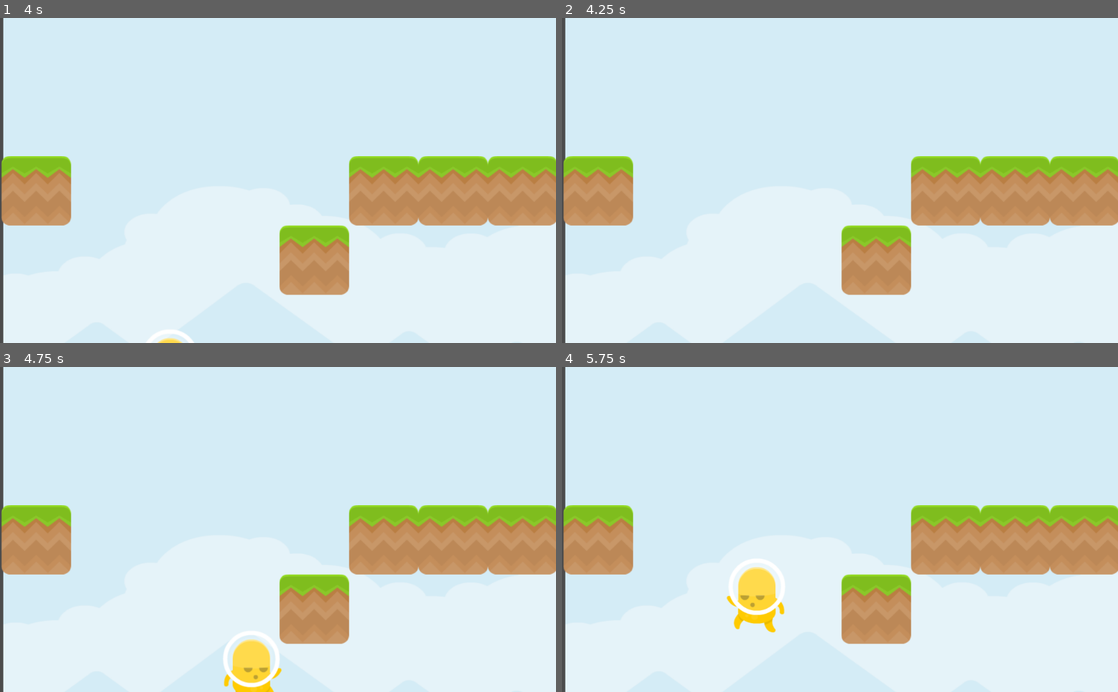
Above: before the commit, frames 1-4 (two rows, left to right).
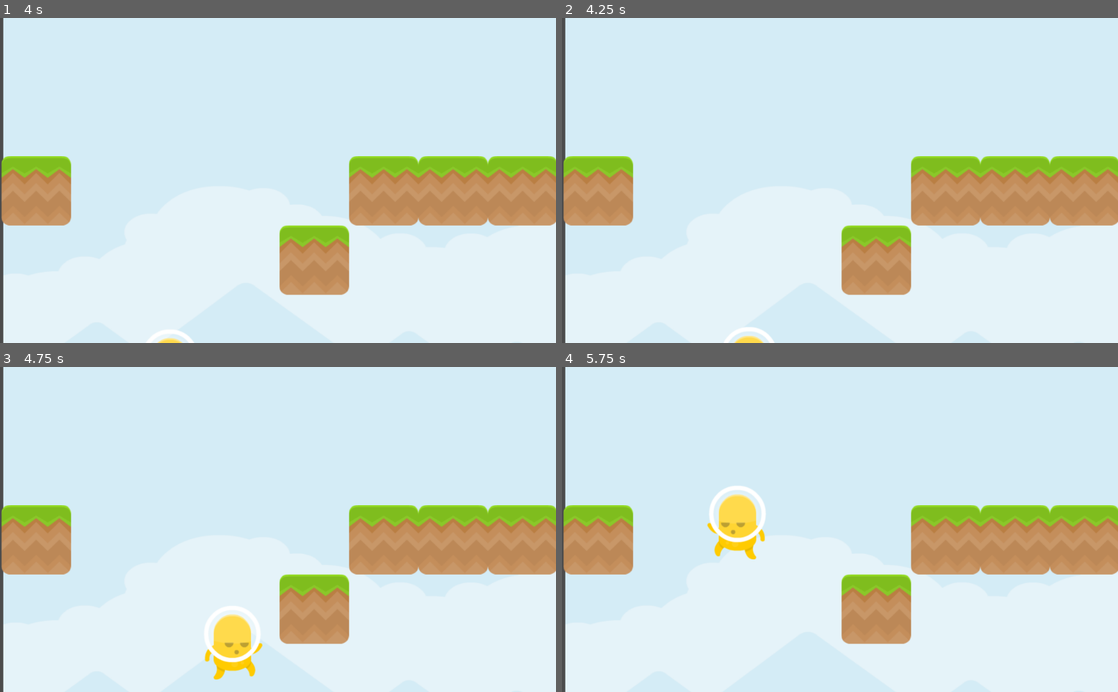
Above: after the commit, the same moments.

Repository: hellensoloviy/murio
Game: Godot game, scene res://Menu.tscn
Same seed, same stepped clock (60 frames per second), same inputs: the game is played once before the commit and once after it.
Inputs:
- Up to frame 1 (4 s): click "Start" at 0.5 s; tap Enter at 1.25 s; hold D (move_right) 1.28-2.78 s; tap W (jump) at 1.52, 2.27, 3.77 s; tap Space at 2.75 s; hold A (move_left) 2.78-3.53 s; hold D (move_right) from 3.53 s (still down)
- Up to frame 2 (4.25 s): keep holding D (move_right)
- Up to frame 3 (4.75 s): keep holding D (move_right); tap W (jump) at 4.52 s
- Up to frame 4 (5.75 s): release D (move_right) at 5.03 s; hold A (move_left) from 5.03 s (still down); tap W (jump) at 5.27 s

Frame 1 is identical in both runs. In frame 2, 0.2% of the frame differs, in the area x 29-39%, y 95-100%; in frame 3, 2.2%; in frame 4, 3.0%, in the area x 26-40%, y 36-82%.

Commit message:
add simple slime enemy with animations;
added moving logic;

Diff:
--- a/MainScene.tscn
+++ b/MainScene.tscn
@@ -1,17 +1,19 @@
-[gd_scene load_steps=8 format=2]
+[gd_scene load_steps=10 format=2]
 
 [ext_resource path="res://player_yellow.tscn" type="PackedScene" id=1]
 [ext_resource path="res://sprites/uncolored_piramids.png" type="Texture" id=2]
+[ext_resource path="res://enemy_slime_purple.gd" type="Script" id=3]
+[ext_resource path="res://enemy_slime_purple.tscn" type="PackedScene" id=4]
 [ext_resource path="res://sprites/ground/grass.png" type="Texture" id=6]
 [ext_resource path="res://sprites/ground/grassCenter.png" type="Texture" id=7]
 
-[sub_resource type="ConvexPolygonShape2D" id=5]
+[sub_resource type="ConvexPolygonShape2D" id=1]
 points = PoolVector2Array( 0, 0, 128, 0, 128, 128, 0, 128 )
 
-[sub_resource type="ConvexPolygonShape2D" id=6]
+[sub_resource type="ConvexPolygonShape2D" id=2]
 points = PoolVector2Array( 0, 0, 128, 0, 128, 128, 0, 128 )
 
-[sub_resource type="TileSet" id=4]
+[sub_resource type="TileSet" id=3]
 0/name = "grass.png 0"
 0/texture = ExtResource( 6 )
 0/tex_offset = Vector2( 0, 0 )
@@ -67,10 +69,16 @@
 
 [node name="groundTileMap" type="TileMap" parent="."]
 position = Vector2( 2.54675, -1.27338 )
-tile_set = SubResource( 4 )
+tile_set = SubResource( 3 )
 cell_size = Vector2( 128, 128 )
 format = 1
 tile_data = PoolIntArray( 131072, 0, 0, 131077, 0, 0, 131078, 0, 0, 131079, 0, 0, 131080, 0, 0, 196612, 0, 0, 327691, 0, 0, 393216, 0, 0, 393217, 0, 0, 393218, 0, 0, 393219, 0, 0, 393220, 0, 0, 393226, 0, 0, 524295, 0, 0, 524296, 0, 0, 524297, 0, 0, 524298, 0, 0 )
 
 [node name="player_yellow" parent="." instance=ExtResource( 1 )]
 position = Vector2( 74.549, 254.595 )
+
+[node name="enemy_slime_purple" parent="." instance=ExtResource( 4 )]
+position = Vector2( 564.631, 702.964 )
+script = ExtResource( 3 )
+speed = 50
+moveDist = -210
--- a/Player.gd
+++ b/Player.gd
@@ -9,7 +9,6 @@
 var gravity : int = 800
 
 var vel : Vector2 = Vector2()
-var grounded : bool = false
 
 # components
 onready var sprite = $Sprite
--- a/default_tile.tscn
+++ /dev/null
@@ -1,15 +0,0 @@
-[gd_scene load_steps=3 format=2]
-
-[ext_resource path="res://sprites/castleHalf.png" type="Texture" id=1]
-
-[sub_resource type="RectangleShape2D" id=1]
-extents = Vector2( 35.2059, 20.919 )
-
-[node name="default_tile" type="StaticBody2D"]
-
-[node name="castleHalf" type="Sprite" parent="."]
-position = Vector2( 0.315842, 14.8443 )
-texture = ExtResource( 1 )
-
-[node name="CollisionShape2D" type="CollisionShape2D" parent="."]
-shape = SubResource( 1 )
--- /dev/null
+++ b/enemy_slime_purple.gd
@@ -0,0 +1,59 @@
+extends KinematicBody2D
+
+export var speed : int = 100
+export var moveDist : int = 100
+
+onready var startX : float = position.x
+onready var targetX : float = position.x + moveDist
+
+
+onready var sprite = $Sprite
+
+# Called when the node enters the scene tree for the first time.
+func _ready():
+	pass
+
+func _physics_process (delta):
+
+	# move to the "targetX" position
+	position.x = move_to(position.x, targetX, speed * delta)
+
+	# if we're at our target, move in the other direction
+	if position.x == targetX:
+		if targetX == startX:
+			targetX = position.x + moveDist
+		else:
+			targetX = startX
+
+	$Sprite.play("move")
+
+	# sprite direction
+	if targetX > position.x:
+		sprite.flip_h = true
+	else:
+		sprite.flip_h = false
+
+# moves "current" towards "to" in an increment of "step"
+func move_to (current, to, step):
+
+	var new = current
+
+	# are we moving positive?
+	if new < to:
+		new += step
+
+		if new > to:
+			new = to
+	# are we moving negative?
+	else:
+		new -= step
+
+		if new < to:
+			new = to
+
+	return new
+
+
+# Called every frame. 'delta' is the elapsed time since the previous frame.
+#func _process(delta):
+#	pass
--- /dev/null
+++ b/enemy_slime_purple.tscn
@@ -0,0 +1,44 @@
+[gd_scene load_steps=7 format=2]
+
+[ext_resource path="res://sprites/enemies/slimes/slime_purple/slimePurple.png" type="Texture" id=1]
+[ext_resource path="res://sprites/enemies/slimes/slime_purple/slimePurple_hit.png" type="Texture" id=2]
+[ext_resource path="res://sprites/enemies/slimes/slime_purple/slimePurple_dead.png" type="Texture" id=3]
+[ext_resource path="res://sprites/enemies/slimes/slime_purple/slimePurple_move.png" type="Texture" id=4]
+
+[sub_resource type="SpriteFrames" id=1]
+animations = [ {
+"frames": [ ExtResource( 3 ) ],
+"loop": true,
+"name": "dead",
+"speed": 5.0
+}, {
+"frames": [ ExtResource( 2 ) ],
+"loop": true,
+"name": "hit",
+"speed": 5.0
+}, {
+"frames": [ ExtResource( 1 ), ExtResource( 4 ) ],
+"loop": true,
+"name": "move",
+"speed": 5.0
+}, {
+"frames": [ ExtResource( 1 ) ],
+"loop": true,
+"name": "idle",
+"speed": 5.0
+} ]
+
+[sub_resource type="CapsuleShape2D" id=2]
+radius = 32.5301
+height = 30.9139
+
+[node name="enemy_slime_purple" type="KinematicBody2D"]
+
+[node name="Sprite" type="AnimatedSprite" parent="."]
+frames = SubResource( 1 )
+animation = "idle"
+
+[node name="CollisionShape2D" type="CollisionShape2D" parent="."]
+position = Vector2( 0, 33.6008 )
+rotation = 1.5708
+shape = SubResource( 2 )
--- a/enemy_snake.tscn
+++ b/enemy_snake.tscn
@@ -54,8 +54,7 @@
 "values": [ 21, 22, 23 ]
 }
 
-[sub_resource type="Animation" id=2]
-resource_name = "walk"
+[sub_resource type="Animation" id=4]
 length = 0.6
 loop = true
 tracks/0/type = "value"
@@ -80,6 +79,6 @@
 
 [node name="AnimationPlayer" type="AnimationPlayer" parent="."]
 anims/Idle = SubResource( 1 )
-anims/attack = SubResource( 3 )
-anims/hit = SubResource( 4 )
-anims/walk = SubResource( 2 )
+anims/attack = SubResource( 2 )
+anims/hit = SubResource( 3 )
+anims/walk = SubResource( 4 )
--- a/player_yellow.tscn
+++ b/player_yellow.tscn
@@ -12,9 +12,14 @@
 
 [sub_resource type="SpriteFrames" id=1]
 animations = [ {
-"frames": [ ExtResource( 1 ) ],
+"frames": [ ExtResource( 4 ), ExtResource( 6 ) ],
 "loop": true,
-"name": "stand",
+"name": "swim",
+"speed": 5.0
+}, {
+"frames": [ ExtResource( 3 ) ],
+"loop": true,
+"name": "duck",
 "speed": 5.0
 }, {
 "frames": [ ExtResource( 5 ) ],
@@ -32,14 +37,9 @@
 "name": "walk",
 "speed": 5.0
 }, {
-"frames": [ ExtResource( 3 ) ],
+"frames": [ ExtResource( 1 ) ],
 "loop": true,
-"name": "duck",
-"speed": 5.0
-}, {
-"frames": [ ExtResource( 4 ), ExtResource( 6 ) ],
-"loop": true,
-"name": "swim",
+"name": "stand",
 "speed": 5.0
 } ]
 
Not shown: 2 places in MainScene.tscn that only renumber resources
Not shown: 2 places in enemy_snake.tscn that only renumber resources
Not shown, added: readme/images/basic_test_level_0.png.import
Binary file added: sprites/enemies/slimes/slime_purple/slimePurple.png
Not shown, added: sprites/enemies/slimes/slime_purple/slimePurple.png.import
Binary file added: sprites/enemies/slimes/slime_purple/slimePurple_dead.png
Not shown, added: sprites/enemies/slimes/slime_purple/slimePurple_dead.png.import
Binary file added: sprites/enemies/slimes/slime_purple/slimePurple_hit.png
Not shown, added: sprites/enemies/slimes/slime_purple/slimePurple_hit.png.import
Binary file added: sprites/enemies/slimes/slime_purple/slimePurple_move.png
Not shown, added: sprites/enemies/slimes/slime_purple/slimePurple_move.png.import
